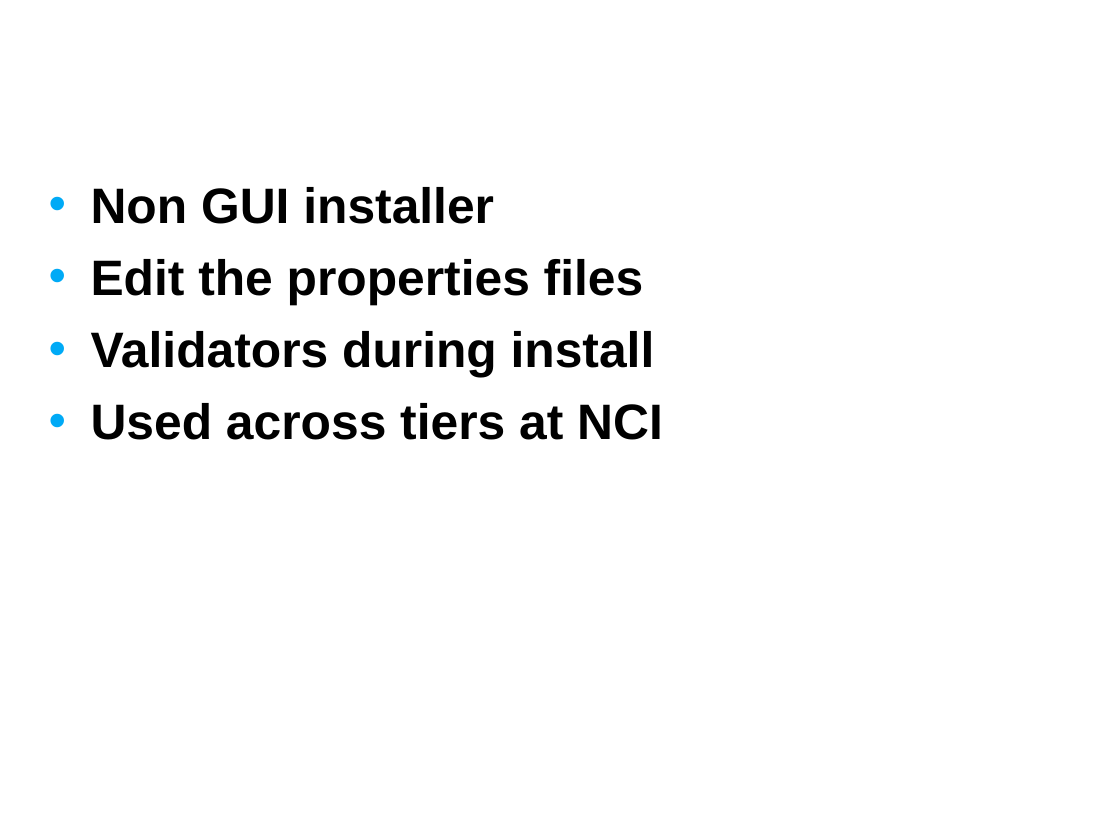
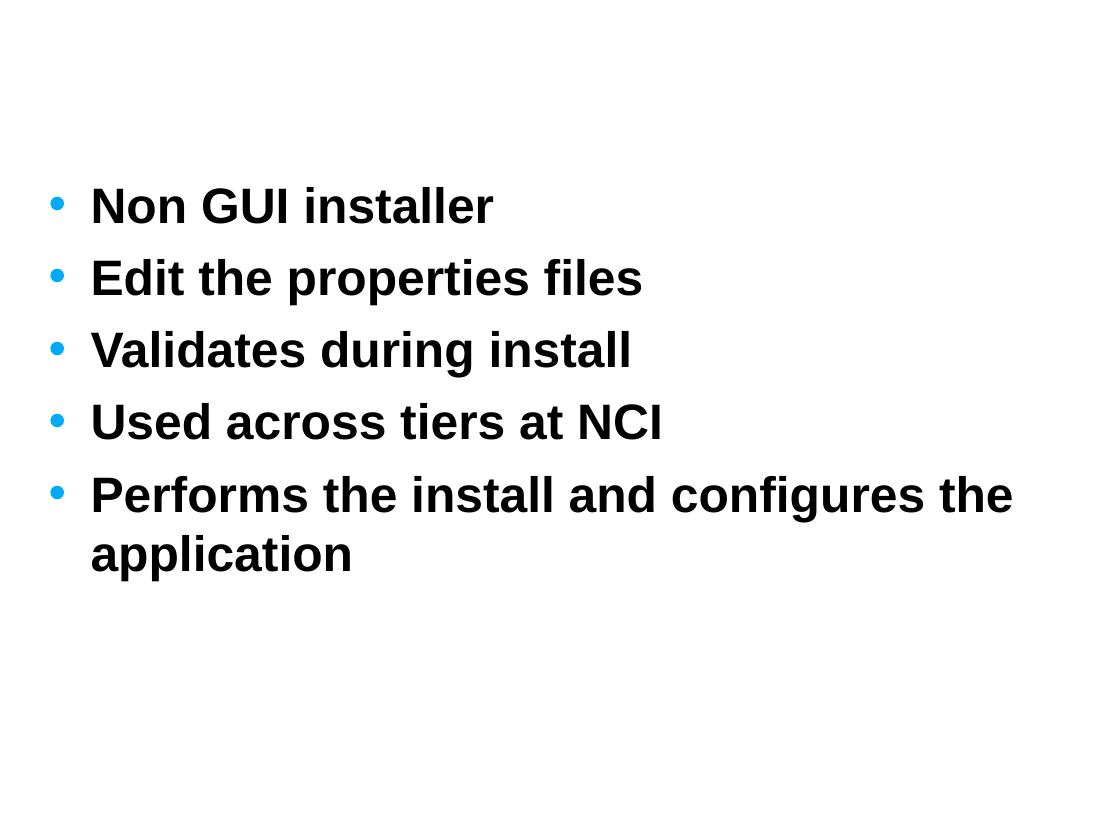
Before and after one commit to NCIP/automation, a slide deck: slide 4 of docs/presentations/installers.ppt. Drawn at 1120x840 pixels with LibreOffice and Linux fonts; fonts in the diff are those of the drawing; background and template pictures are left out. Boxes give left, top, right and bottom in pixels: in the first picture for what was removed or moved away, otherwise in the second. Text is boxed around its words. In the diff, an @@ line names an element or a change of style, - is before the commit and + after.

```diff
--- a/docs/presentations/installers.ppt
+++ b/docs/presentations/installers.ppt
@@ text at <box>91,331,633,378</box>: text changed @@
-• Validators during install
+• Validates during install
@@ text at <box>91,476,1014,582</box>: paragraph added @@
+• Performs the install and configures the application
```
Also in this commit, not shown: 1 other slide changed.
